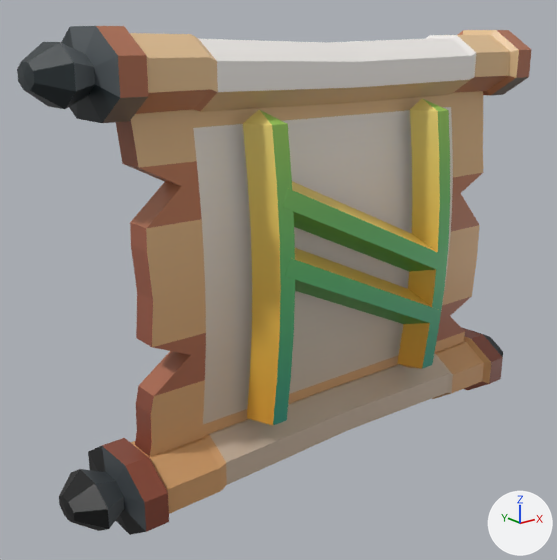
Two versions of the glTF model assets/custom-items/scrolls/scroll/scroll_lime_hagalaz.glb, one commit apart.
The view is the same before and after, from a 50 mm lens placed at (-0.762, -0.83, 0.627), pointed at (-0.068, 0.038, 0.28). The lights are fixed; the arrows at lower right show +X, +Y and +Z. The picture after the commit comes second. Vertices at exactly the same position are counted once.

Names of what the first picture shows: 'model'.
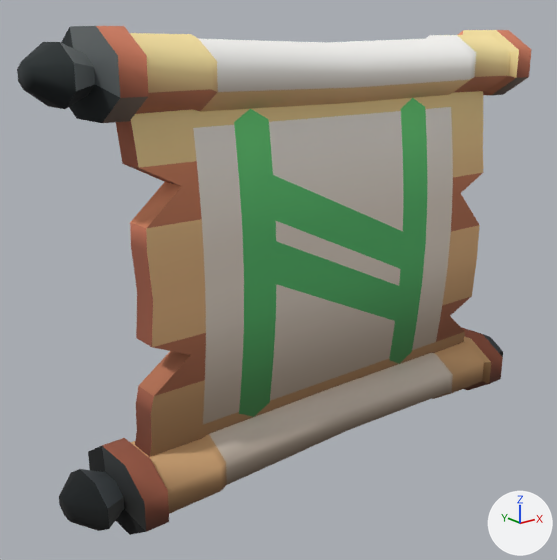
Changed parts and their boxes (x1, y1, x2, y2) in the pictures (557 x 560 px; the box of a moved part takes in the faces that stretch with it):
part 1 of me_model, moved or reshaped: before (243, 99, 450, 425); after (193, 94, 453, 438)
part 2 of me_model, recoloured: (18, 26, 531, 535) in both
part 3 of me_model, recoloured: (60, 26, 503, 531) in both

What the commit changed:
Picture 'surface_palette' (img_surface_palette) is new.
Material 'scroll_lime_hagalaz_1' (mat_scroll_lime_hagalaz_1) is new.
Its texture is img_surface_palette.
Its metallic is 0.35.
Its roughness is 0.6.
Material 'scroll_lime_hagalaz_0' (mat_scroll_lime_hagalaz_0) is new.
Its texture is img_surface_palette.
Its roughness is 1.0.
me_model is used by ob_model.
me_model had 630 vertices, 1144 faces and spanned x -0.44..0.44, y -0.09..0.09, z 0.0..0.64.
me_model now has 690 vertices, 1368 faces and spans x -0.44..0.44, y -0.07..0.09, z 0.0..0.64.
me_model part 1: 120 vertices removed from x -0.182..0.182, y -0.09..-0.031, z 0.099..0.541; 180 vertices added at x -0.182..0.182, y -0.031..-0.013, z 0.099..0.541.
me_model part 2: 818 faces spanning x -0.44..0.44, y -0.07..0.09, z 0.0..0.64 switch from mat_kaykit_palette (picture img_dungeon_texture) to mat_scroll_lime_hagalaz_0 (picture img_surface_palette).
me_model part 3: 48 faces spanning x -0.406..0.438, y -0.07..0.043, z 0.03..0.64 switch from mat_kaykit_palette (picture img_dungeon_texture) to mat_scroll_lime_hagalaz_1 (picture img_surface_palette).
